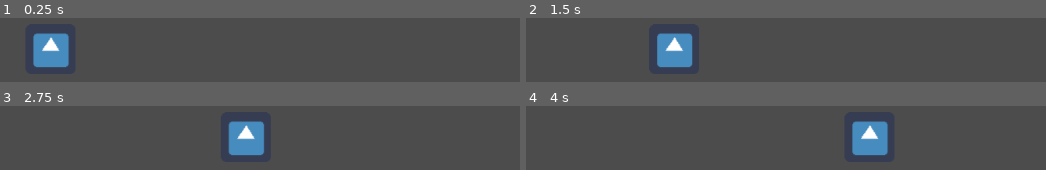
Above: before the commit, frames 1-4 (two rows, left to right).
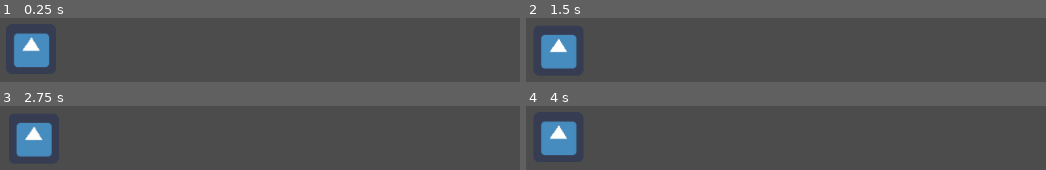
Above: after the commit, the same moments.

Repository: Markussim/fint_spel
Game: Godot game, scene res://testAnton.tscn
The game is run twice, just before and just after one commit, with the same random seed, the same clock (stepped at 60 frames per second) and the same inputs. The project has no main scene, so this scene is started directly. The engine's default icon, where the game draws it, is replaced by a stand-in: a white triangle on a blue panel in a dark square.
Inputs:
- Up to frame 1 (0.25 s): no input
- Up to frame 2 (1.5 s): hold D (moveRight) 0.53-1.28 s; hold S (moveDown) from 1.28 s (still down)
- Up to frame 3 (2.75 s): release S (moveDown) at 2.03 s; hold D (moveRight) from 2.03 s (still down)
- Up to frame 4 (4 s): release D (moveRight) at 2.78 s; hold W (moveUp) 2.78-3.53 s; hold A (moveLeft) from 3.53 s (still down)

The runs differ from the first frame. In frame 1, 4.4% of the frame differs, in the area x 2-14%, y 23-77%; in frame 2, 7.3%; in frame 3, 7.3%, in the area x 3-51%, y 23-80%; in frame 4, 7.3%.

Commit message:
movement!

Diff:
--- a/game/cat.gd
+++ b/game/cat.gd
@@ -4,8 +4,18 @@
 
 # Called when the node enters the scene tree for the first time.
 func _ready():
-	velocity.x = 100;
+	pass
 
 # Called every frame. 'delta' is the elapsed time since the previous frame.
 func _process(delta):
+	velocity = Vector2()
+	if(Input.is_action_just_pressed("moveLeft")):
+		velocity.x -= 100;
+	if(Input.is_action_just_pressed("moveRight")):
+		velocity.x += 100;
+	if(Input.is_action_just_pressed("moveUp")):
+		velocity.y -= 100;
+	if(Input.is_action_just_pressed("moveDown")):
+		velocity.y += 100;
+
 	velocity = move_and_slide(velocity);
